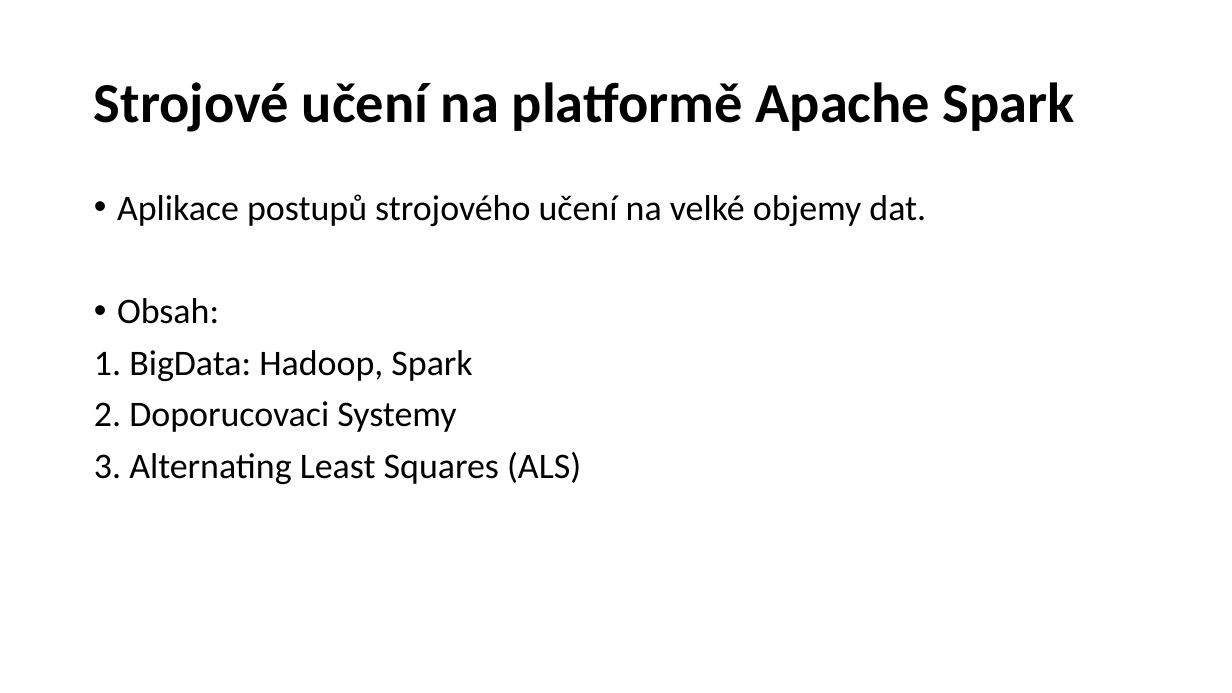
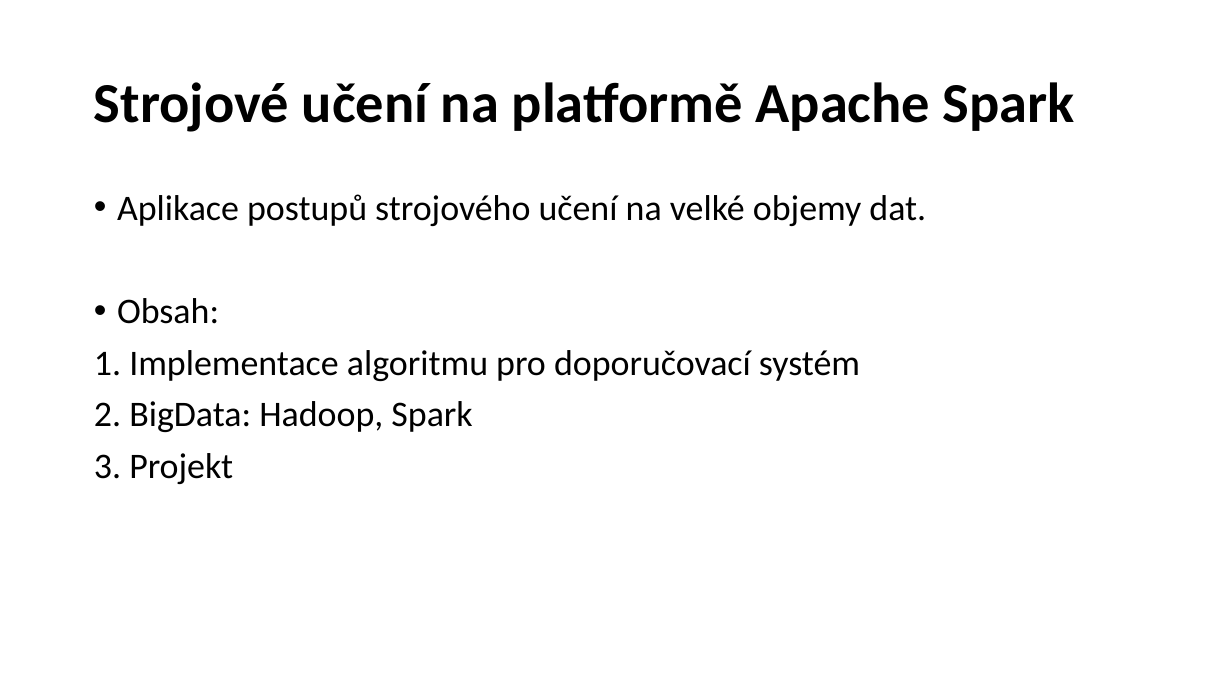
Before and after one commit to barenode/bp, a slide deck: slide 1 of prezentace.pptx. Drawn at 1232x693 pixels with LibreOffice and Linux fonts; fonts in the diff are those of the drawing. Boxes give left, top, right and bottom in pixels: in the first picture for what was removed or moved away, otherwise in the second. Text is boxed around its words. In the diff, an @@ line names an element or a change of style, - is before the commit and + after.

```diff
--- a/prezentace.pptx
+++ b/prezentace.pptx
@@ text at bbox=[94, 350, 860, 484]: text changed @@
-1. BigData: Hadoop, Spark
-2. Doporucovaci Systemy
-3. Alternating Least Squares (ALS)
+1. Implementace algoritmu pro doporučovací systém
+2. BigData: Hadoop, Spark
+3. Projekt
```
Also in this commit, not shown: 11 slides added, 1 slide removed, 5 other files.
